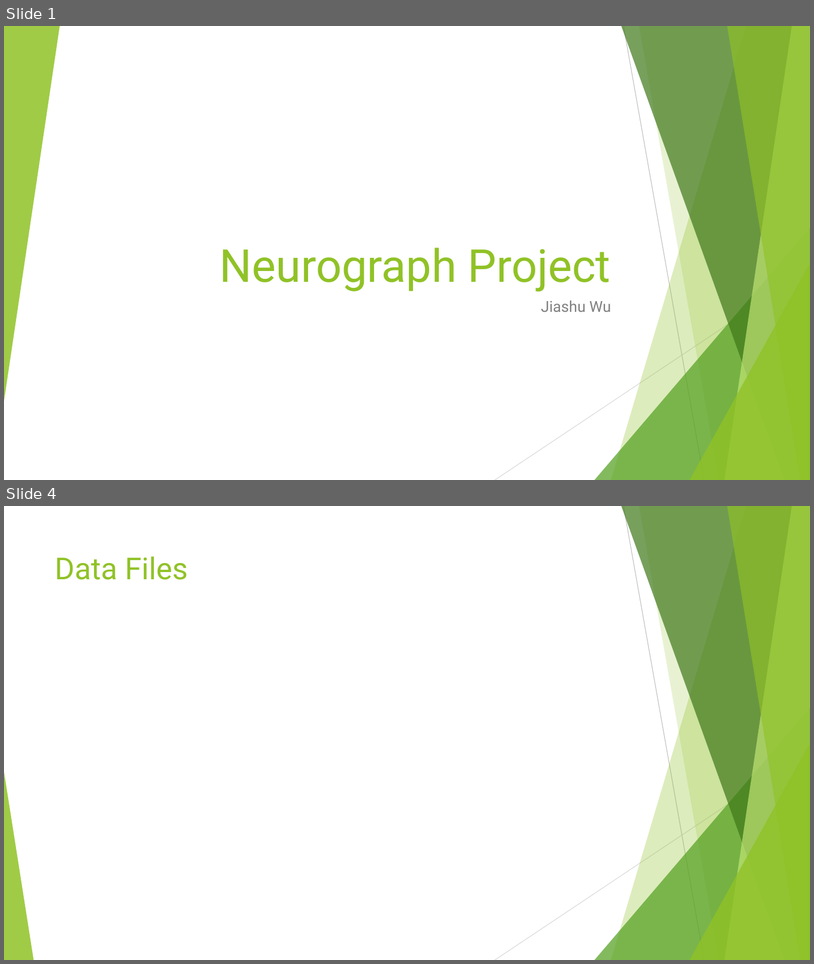
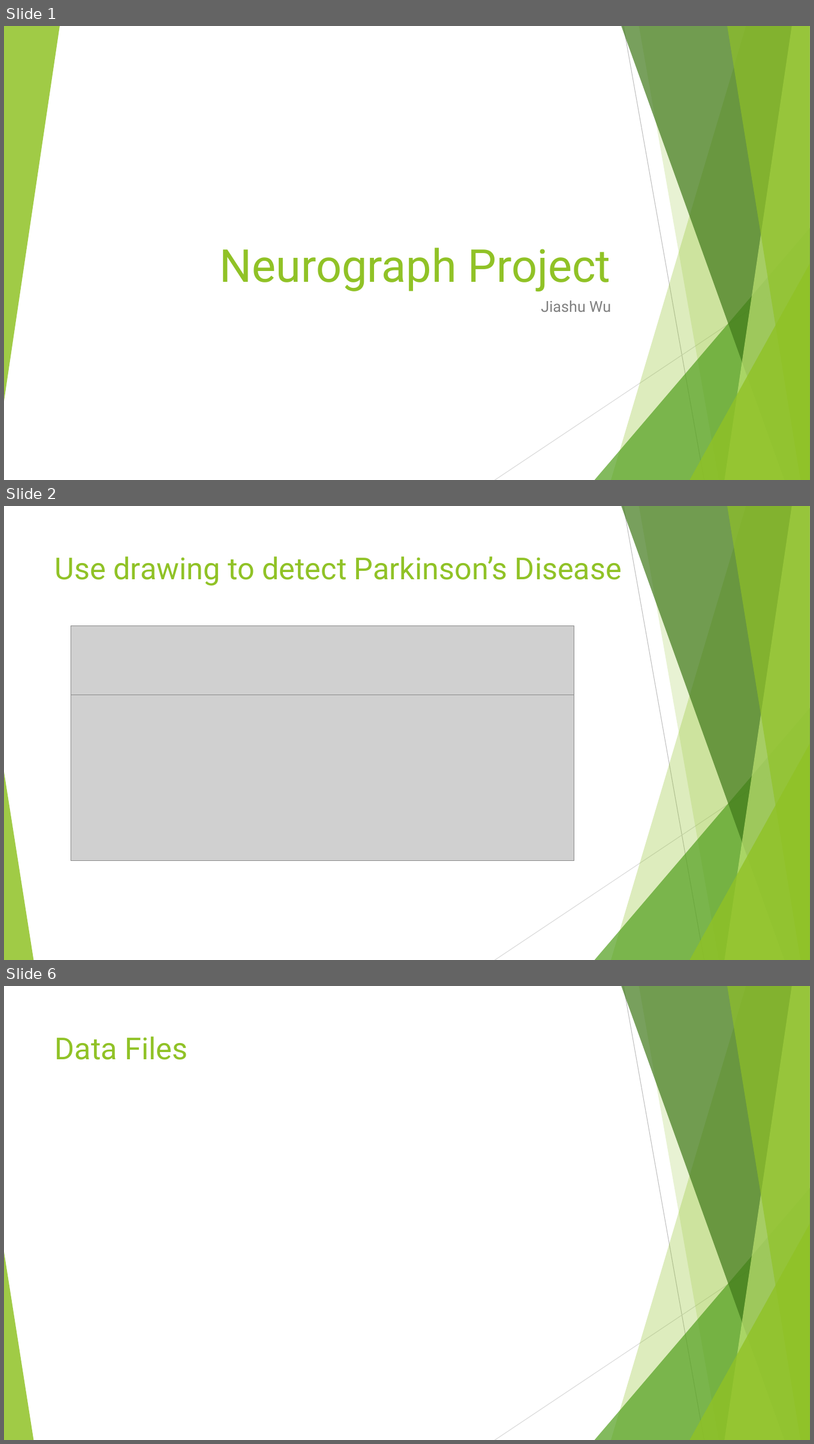
Before and after one commit to JiashuWu/NeuroGraph, a slide deck: Neurograph Project Presentation/Neurograph Presentation Jiashu Wu.pptx. Shown one above the other, each under a label of ours: slides 1 and 4 before the commit, slides 1, 2 and 6 after it; the slides between them are not shown. The pictures are 814x964 and 814x1444 pixels, drawn with LibreOffice and Linux fonts; fonts in the diff are those of the drawing; grey boxes stand for pictures. Boxes give left, top, right and bottom in pixels: in the first picture for what was removed or moved away, otherwise in the second. Text is boxed around its words. In the diff, an @@ line names an element or a change of style, - is before the commit and + after.

Commit message:
Updated Presentation files;

```diff
--- a/Neurograph Project Presentation/Neurograph Presentation Jiashu Wu.pptx
+++ b/Neurograph Project Presentation/Neurograph Presentation Jiashu Wu.pptx
@@ slide 2 added at [4,506,810,960], background #FFFFFF; not listed: 10 template elements that a slide beside it also shows @@
@@ title added at [55,556,622,586], 36 pt, text #90C226 @@
+Use drawing to detect Parkinson’s Disease
@@ picture added at [71,626,575,695] @@
@@ picture added at [71,695,575,861] @@
@@ what was slide 4 is now slide 6 @@
```
Also in this commit, not shown: 2 slides changed, 1 other slide added.
